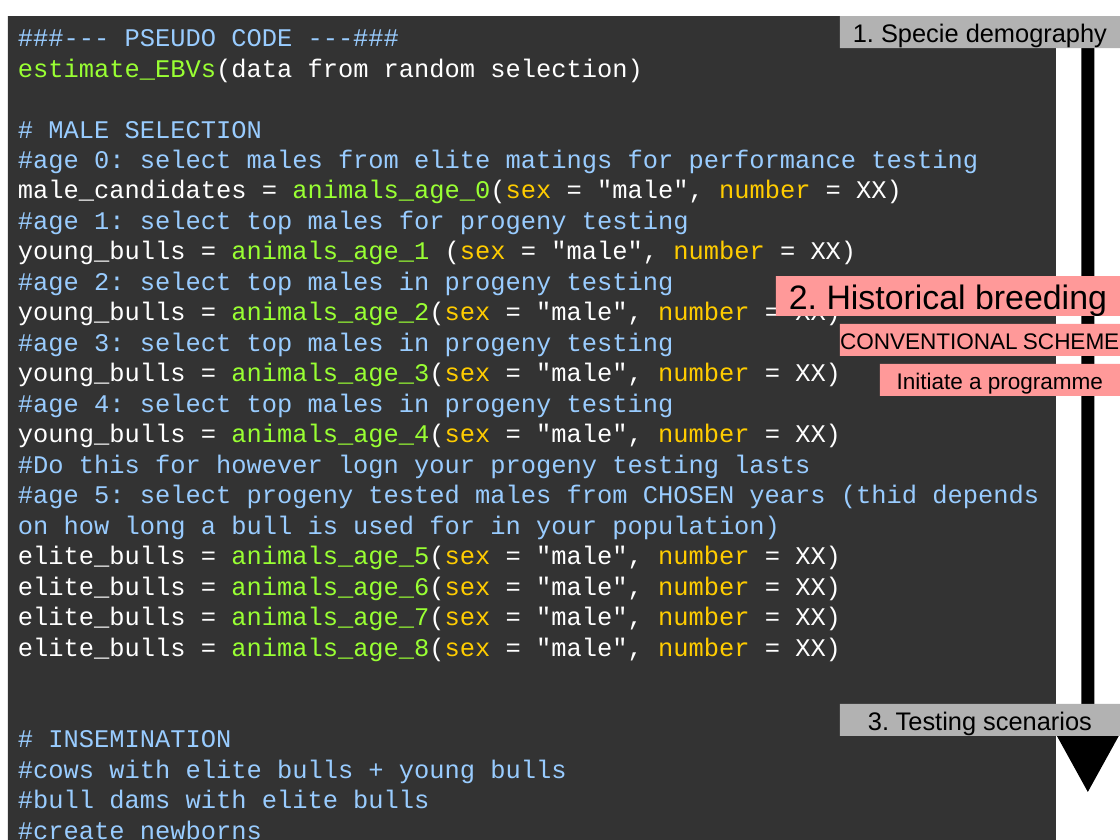
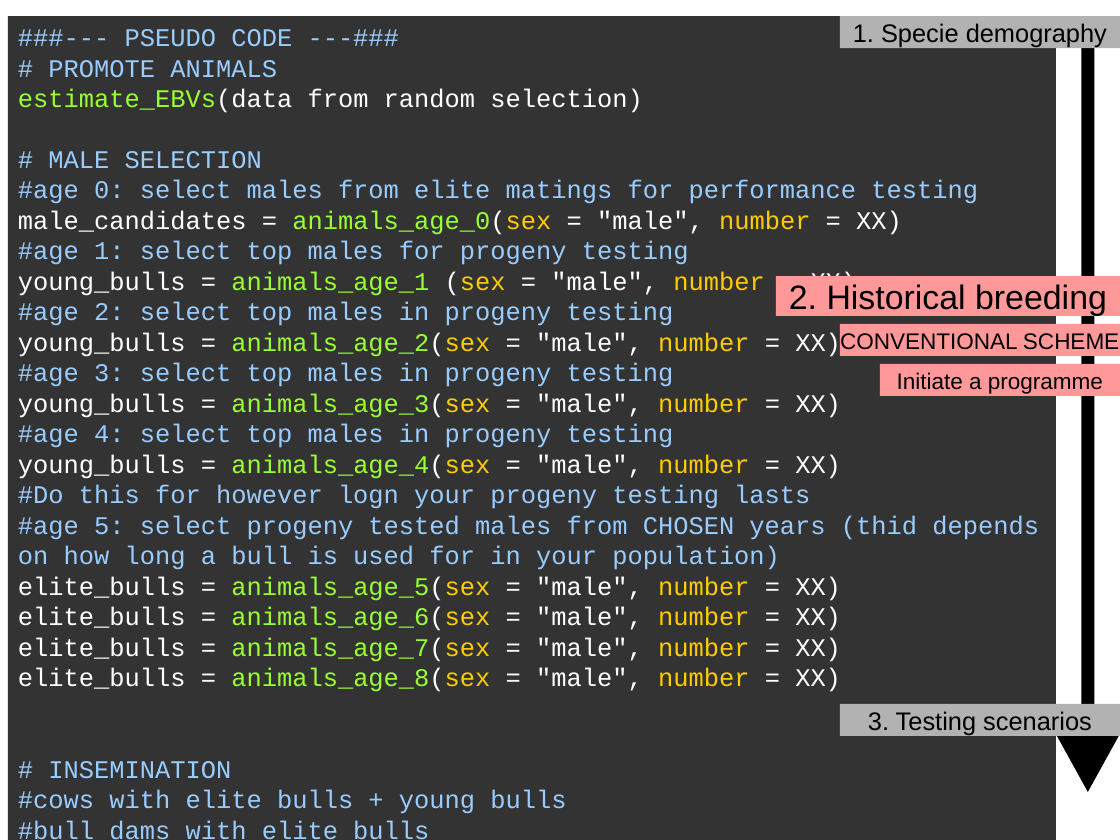
Before and after one commit to janaobsteter/ResourceAllocation_paper, a slide deck: slide 21 of Jana_ZagrebCourse_Simulation.pptx (slide 20 before the commit). Drawn at 1120x840 pixels with LibreOffice and Linux fonts; fonts in the diff are those of the drawing; background and template pictures are left out. Boxes give left, top, right and bottom in pixels: in the first picture for what was removed or moved away, otherwise in the second. Text is boxed around its words. In the diff, an @@ line names an element or a change of style, - is before the commit and + after.

```diff
--- a/Jana_ZagrebCourse_Simulation.pptx
+++ b/Jana_ZagrebCourse_Simulation.pptx
@@ text in rectangle at box(48, 60, 277, 78): paragraph added @@
+# PROMOTE ANIMALS
```
Also in this commit, not shown: 1 slide added.
